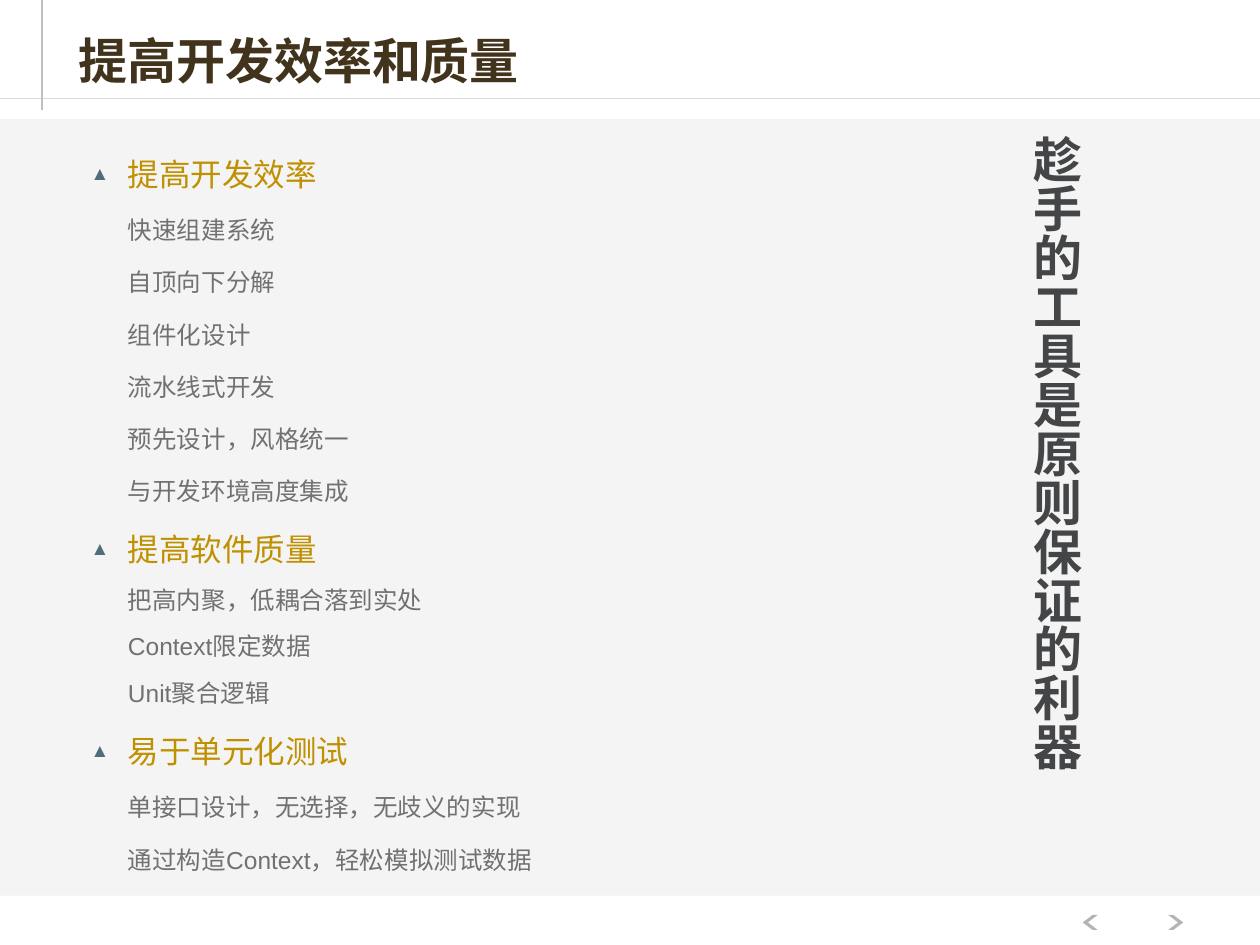
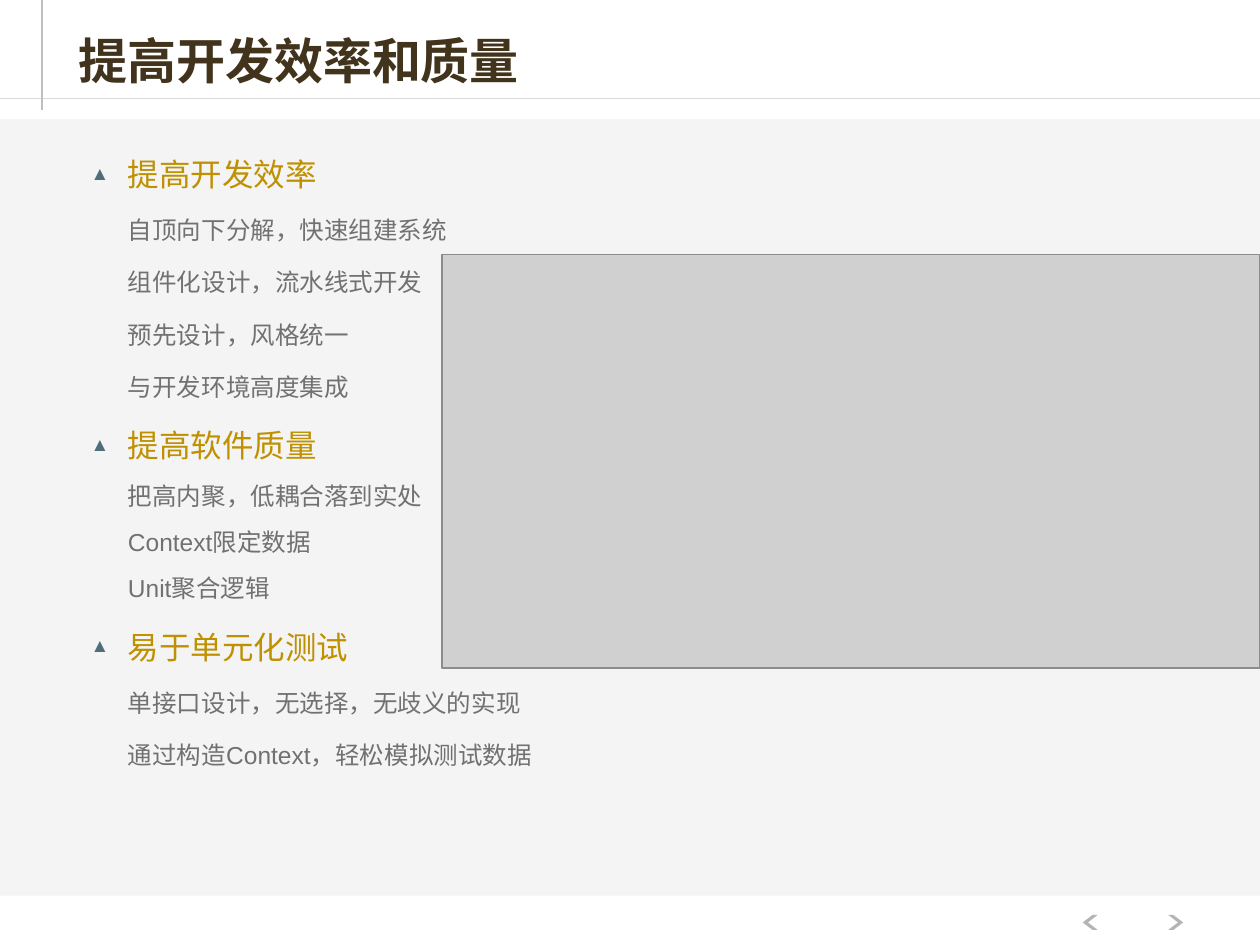
Before and after one commit to hejiehui/xross-tools-installer, a slide deck: slide 23 of doc/X-series V2.pptx. Drawn at 1260x945 pixels with LibreOffice and Linux fonts; fonts in the diff are those of the drawing; grey boxes stand for pictures. Boxes give left, top, right and bottom in pixels: in the first picture for what was removed or moved away, otherwise in the second. Text is boxed around its words. In the diff, an @@ line names an element or a change of style, - is before the commit and + after.

```diff
--- a/doc/X-series V2.pptx
+++ b/doc/X-series V2.pptx
@@ text removed at [1033, 136, 1082, 770] @@
-趁手的工具是原则保证的利器
@@ text at [128, 218, 447, 293]: text changed @@
-    快速组建系统
-    自顶向下分解
-    组件化设计
-    流水线式开发
+    自顶向下分解，快速组建系统
+    组件化设计，流水线式开发
@@ picture added at [442, 255, 1260, 668] @@
```
Also in this commit, not shown: 4 other slides changed.
